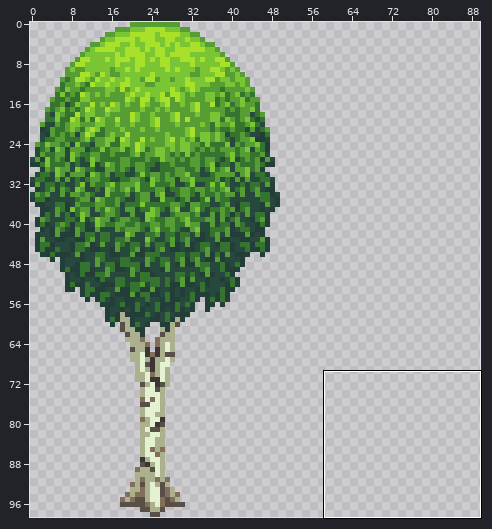
Two versions of one sprite sheet, data/textures/terrain/tree.png. The picture above shows the old version from afar; the outline marks the close-up.
Close-up. Old version:
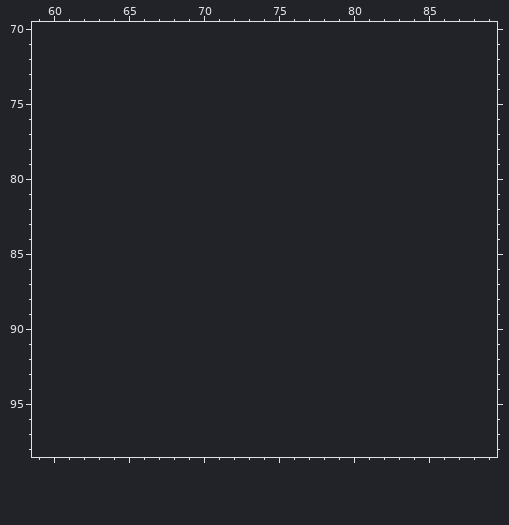
The file is 50x99 pixels. Shown: x 59..89, y 70..98. The old version is drawn lined up with the new one, on the new canvas. The wide view leaves out empty margins.
The result:
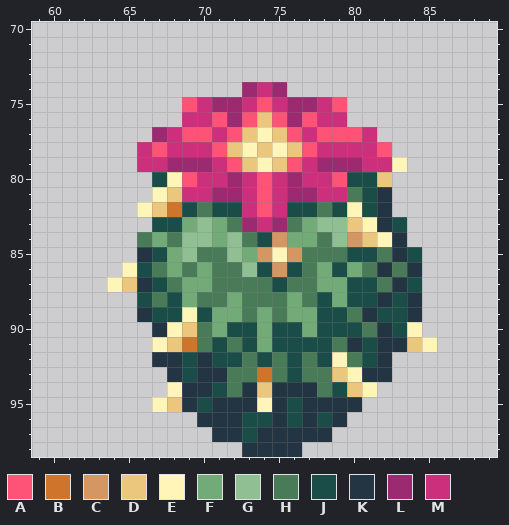
Palette (. is transparent): A #ff5277  B #cf752b  C #d49663  D #ebc67d  E #fff5b8  F #72ab77  G #90bf94  H #4a7b59  J #1b4d48  K #233442  L #9c2a70  M #cc2f7b
The exact change:
{"change": "canvas 50x99 -> 100x99"}
{"y":74,"x":73,"old":"...","new":"LML"}
{"y":75,"x":69,"old":"...........","new":"AMLLMAMLLMA"}
{"y":76,"x":69,"old":"...........","new":"MMALADALAMM"}
{"y":77,"x":67,"old":"...............","new":"LMAAMADEDAMAAAM"}
{"y":78,"x":66,"old":".................","new":"MAMMMADEDEDAMMMMA"}
{"y":79,"x":66,"old":"..................","new":"MMLLLMADEDAMLLLMME"}
{"y":80,"x":67,"old":"................","new":"JEAMMLMAMLMMAJJD"}
{"y":81,"x":67,"old":"................","new":"EDMMLLMAMLLMMHJK"}
{"y":82,"x":66,"old":".................","new":"EDBJHJJMAMJJHJEJK"}
{"y":83,"x":67,"old":".................","new":"JJFGFHLMLHFGGDEKJ"}
{"y":84,"x":66,"old":"..................","new":"HFHGGFGHJCFFHGCDEK"}
{"y":85,"x":66,"old":"...................","new":"KJFGHHGFCECHHHJJHKJ"}
{"y":86,"x":65,"old":"....................","new":"EJHFHFHHGJCJHFJFHKHK"}
{"y":87,"x":64,"old":".....................","new":"EDKJHFFHHHHJHHFFJJHKJ"}
{"y":88,"x":66,"old":"...................","new":"JHJFHHFHHHFHJFJJKJK"}
{"y":89,"x":66,"old":"...................","new":"KJJEJFFHFHFFJJHKJJK"}
{"y":90,"x":67,"old":"..................","new":"KEDHFJJFJJFJJJHKJE"}
{"y":91,"x":67,"old":"...................","new":"EDBHJHJFJJJJHKJKKDE"}
{"y":92,"x":67,"old":"................","new":"KKJKJJHJHJHJEHJK"}
{"y":93,"x":68,"old":"...............","new":"KJKKHHBHJHHDEKK"}
{"y":94,"x":68,"old":"..............","new":"EKKJHKDKKKHJDE"}
{"y":95,"x":67,"old":"..............","new":"EDKJKKKEKJKKKK"}
{"y":96,"x":70,"old":"..........","new":"KKKJJKJKJK"}
{"y":97,"x":71,"old":"........","new":"KKJKKKKK"}
{"y":98,"x":73,"old":"....","new":"KKKK"}
{"label":"added","picture_box":[107,82,437,457]}
